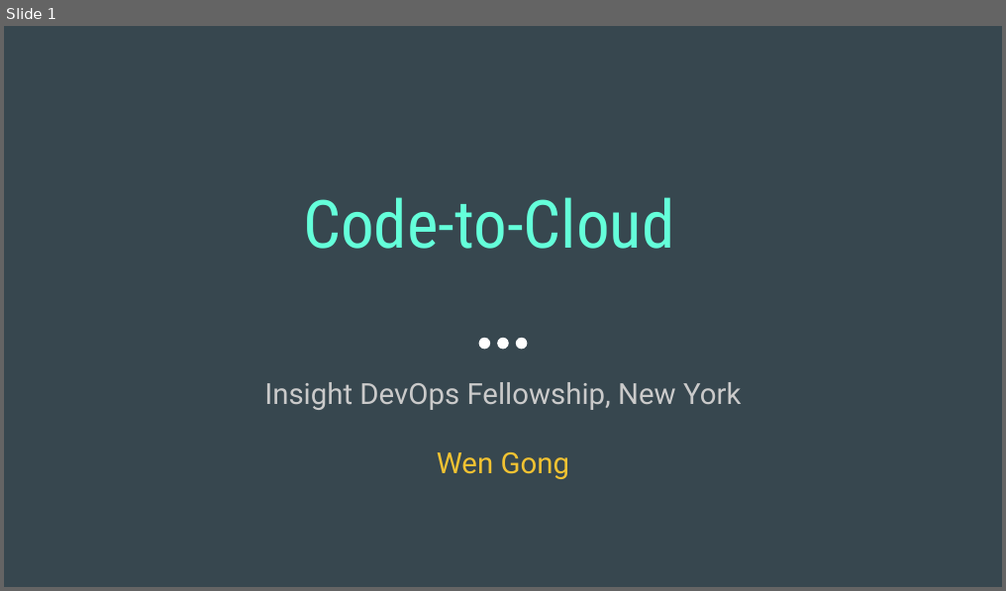
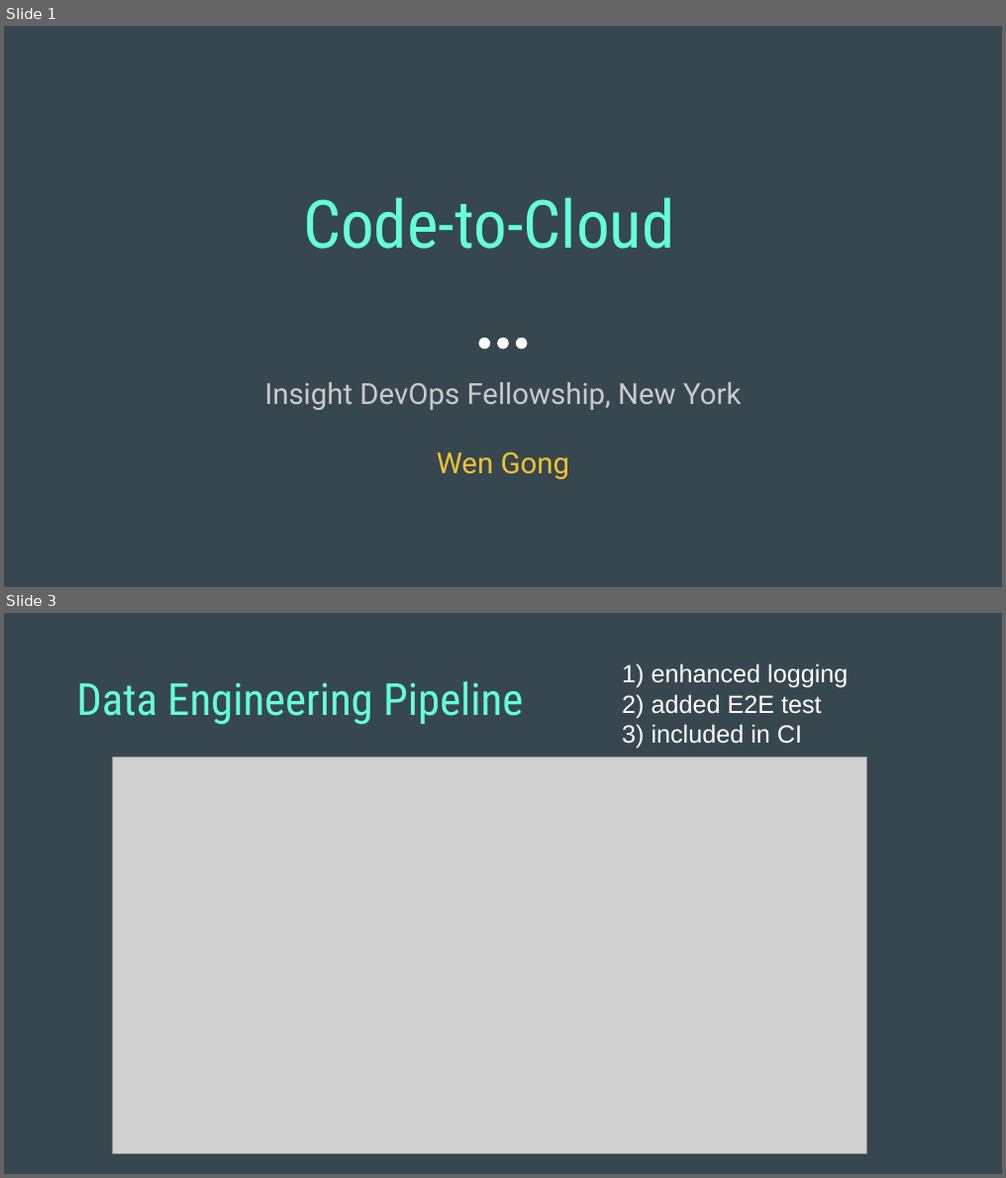
Before and after one commit to wgong/code2cloud, a slide deck: docs/code2cloud.pptx. Shown one above the other, each under a label of ours: slide 1 before the commit, slides 1 and 3 after it; the slides between them are not shown. The pictures are 1006x591 and 1006x1178 pixels, drawn with LibreOffice and Linux fonts; fonts in the diff are those of the drawing; grey boxes stand for pictures. Boxes give left, top, right and bottom in pixels: in the first picture for what was removed or moved away, otherwise in the second. Text is boxed around its words. In the diff, an @@ line names an element or a change of style, - is before the commit and + after.

```diff
--- a/docs/code2cloud.pptx
+++ b/docs/code2cloud.pptx
@@ slide 3 added at bbox=[4, 613, 1002, 1174], background #37474F @@
@@ text added at bbox=[622, 663, 847, 749], 18 pt, text #FFFFFF @@
+1) enhanced logging
+2) added E2E test
+3) included in CI
@@ title added at bbox=[76, 681, 523, 725], 32 pt, text #64FFDA @@
+Data Engineering Pipeline
@@ picture added at bbox=[112, 757, 867, 1154] @@
```
Also in this commit, not shown: 2 slides changed, 5 other slides added, 7 slides removed, 1 other file.
